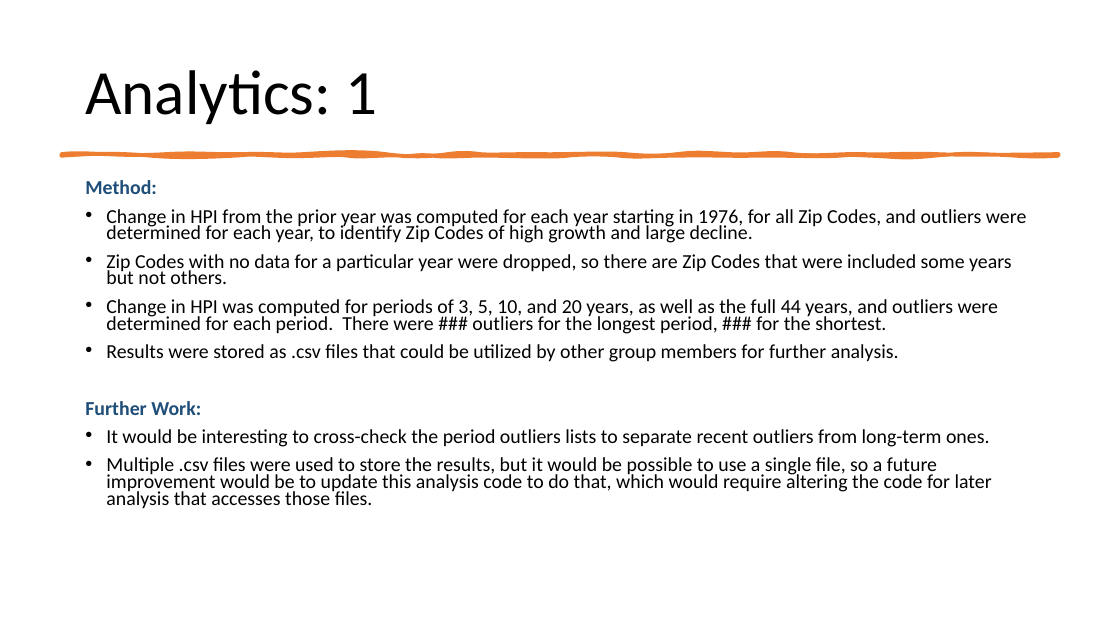
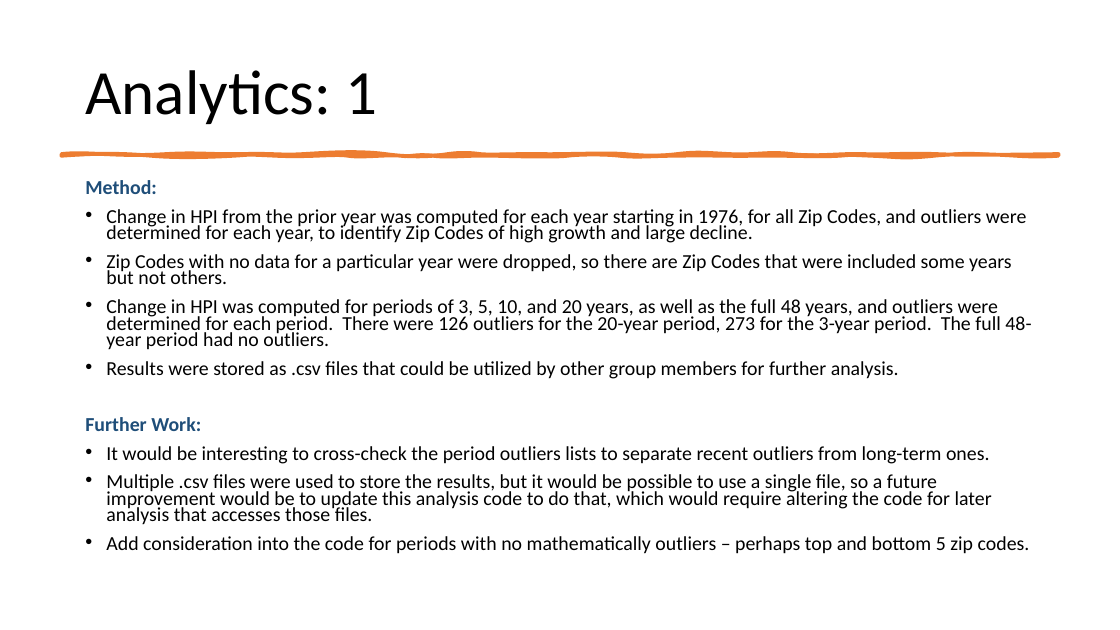
Before and after one commit to gmitt98/bootcamp-project-1, a slide deck: slide 2 of craig_slides.pptx. Drawn at 1120x630 pixels with LibreOffice and Linux fonts; fonts in the diff are those of the drawing. Boxes give left, top, right and bottom in pixels: in the first picture for what was removed or moved away, otherwise in the second. Text is boxed around its words. In the diff, an @@ line names an element or a change of style, - is before the commit and + after.

Commit message:
Changed slide after bug fix changed results values

```diff
--- a/craig_slides.pptx
+++ b/craig_slides.pptx
@@ text at (x1=106, y1=299, x2=1031, y2=350): text changed @@
-• Change in HPI was computed for periods of 3, 5, 10, and 20 years, as well as the full 44 years, and outliers were determined for each period. There were ### outliers for the longest period, ### for the shortest.
+• Change in HPI was computed for periods of 3, 5, 10, and 20 years, as well as the full 48 years, and outliers were determined for each period. There were 126 outliers for the 20-year period, 273 for the 3-year period. The full 48-year period had no outliers.
@@ text at (x1=106, y1=536, x2=1030, y2=554): paragraph added @@
+• Add consideration into the code for periods with no mathematically outliers – perhaps top and bottom 5 zip codes.
```
